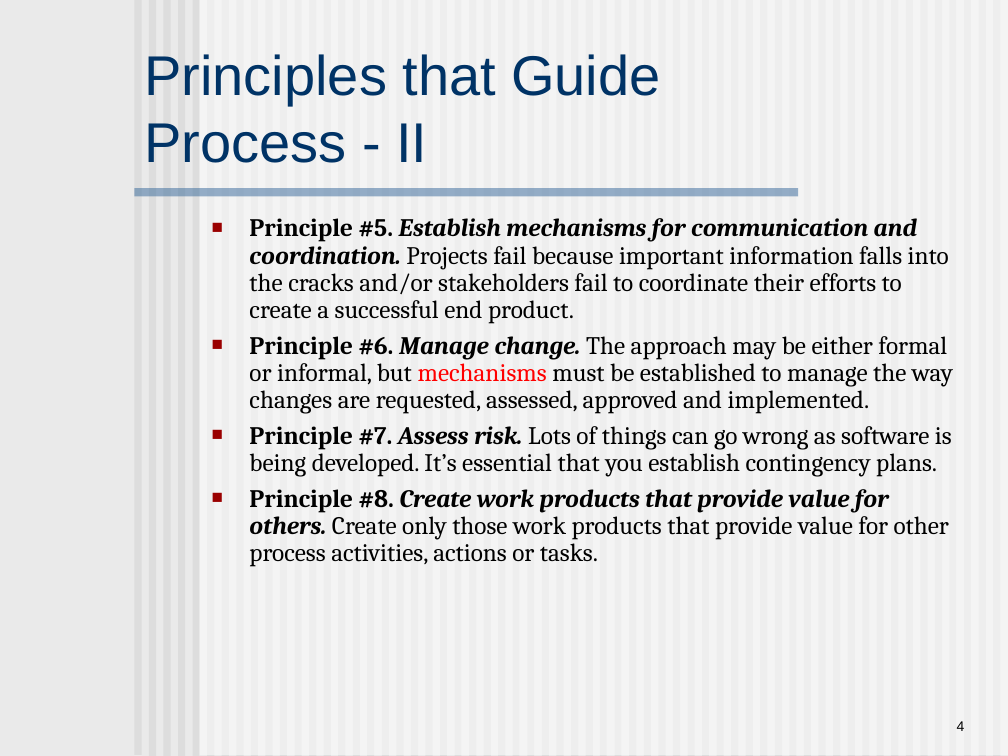
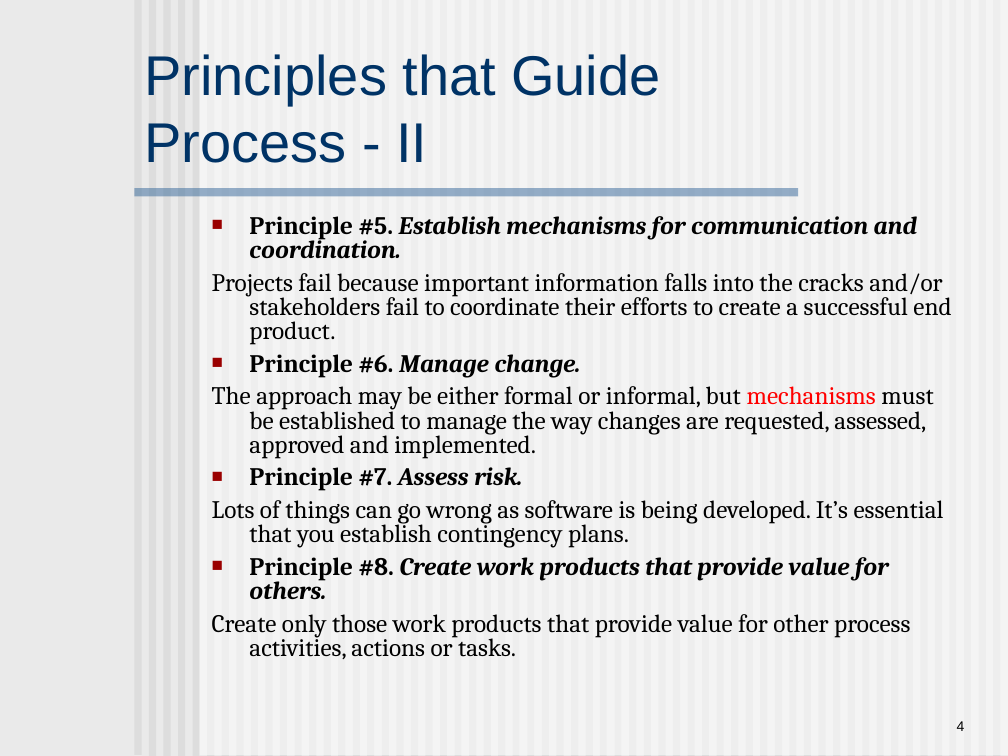
Before and after one commit to swtv-kaist/cs350-fall25, a slide deck: slide 4 of slides/lec20-ch6-principles.ppt. Drawn at 1008x756 pixels with LibreOffice and Linux fonts; fonts in the diff are those of the drawing. Boxes give left, top, right and bottom in pixels: in the first picture for what was removed or moved away, otherwise in the second. Text is boxed around its words. In the diff, an @@ line names an element or a change of style, - is before the commit and + after.

```diff
--- a/slides/lec20-ch6-principles.ppt
+++ b/slides/lec20-ch6-principles.ppt
@@ text at (x1=212, y1=216, x2=951, y2=659): text changed @@
-■ Principle #5. Establish mechanisms for communication and coordination. Projects fail because important information falls into the cracks and/or stakeholders fail to coordinate their efforts to create a successful end product.
-■ Principle #6. Manage change. The approach may be either formal or informal, but mechanisms must be established to manage the way changes are requested, assessed, approved and implemented.
-■ Principle #7. Assess risk. Lots of things can go wrong as software is being developed. It’s essential that you establish contingency plans.
-■ Principle #8. Create work products that provide value for others. Create only those work products that provide value for other process activities, actions or tasks.
+■ Principle #5. Establish mechanisms for communication and coordination.
+Projects fail because important information falls into the cracks and/or stakeholders fail to coordinate their efforts to create a successful end product.
+■ Principle #6. Manage change.
+The approach may be either formal or informal, but mechanisms must be established to manage the way changes are requested, assessed, approved and implemented.
+■ Principle #7. Assess risk.
+Lots of things can go wrong as software is being developed. It’s essential that you establish contingency plans.
+■ Principle #8. Create work products that provide value for others.
+Create only those work products that provide value for other process activities, actions or tasks.
```
Also in this commit, not shown: 7 other slides changed, 1 other file.
